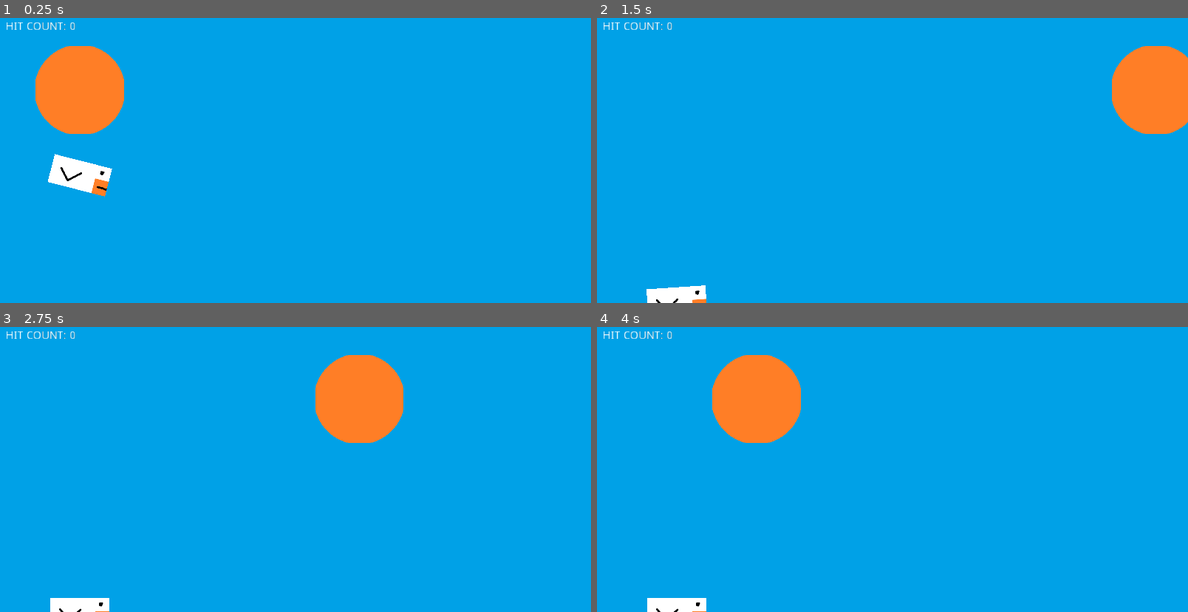
Above: before the commit, frames 1-4 (two rows, left to right).
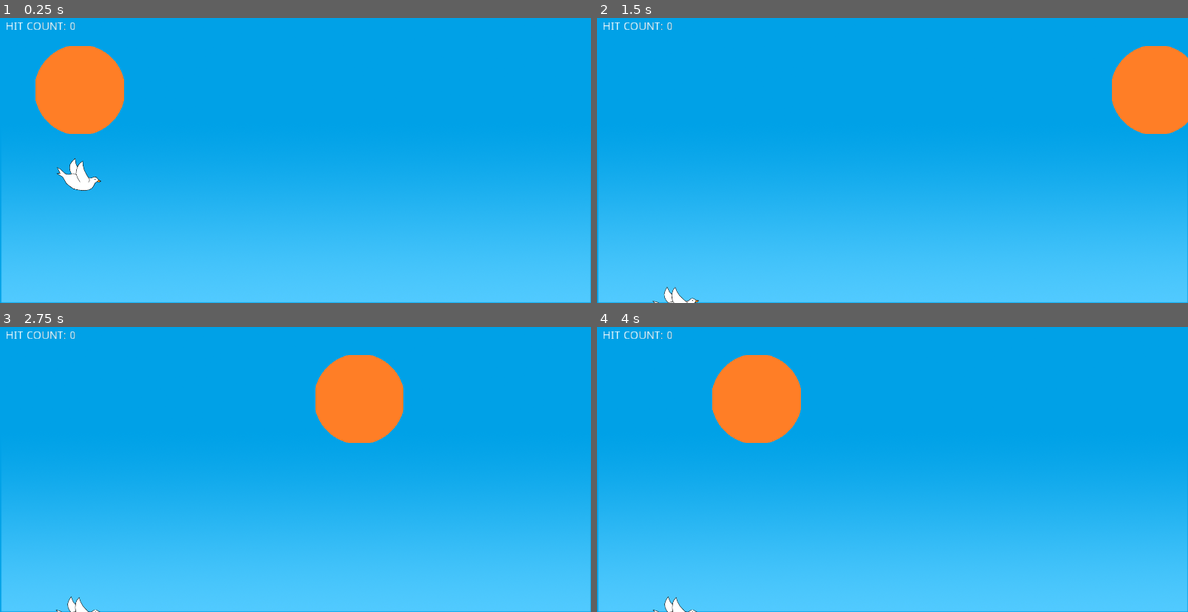
Above: after the commit, the same moments.

Repository: cuadrakev/Mint-Griffon-Game
Game: Godot game, scene res://Game.tscn
Two runs of this game, one before a commit and one after it. Both use one fixed random seed, a clock stepped at 60 frames per second and the inputs below.
Inputs (mouse positions are in pixels of both pictures, inside the frame that each line leads up to):
- Up to frame 1 (0.25 s): no input
- Up to frame 2 (1.5 s): move the mouse to (1022, 146) at 0.52 s; click (1022, 146) at 0.67 s; move the mouse to (774, 174) at 1.27 s; click (774, 174) at 1.42 s
- Up to frame 3 (2.75 s): move the mouse to (354, 403) at 2.02 s; click (354, 403) at 2.17 s
- Up to frame 4 (4 s): move the mouse to (862, 526) at 2.77 s; click (862, 526) at 2.92 s; move the mouse to (1069, 512) at 3.52 s; click (1069, 512) at 3.67 s

The runs differ from the first frame. In frame 1, 42% of the frame differs, in the area x 0-100%, y 47-100%; in frame 2, 41%; in frame 3, 41%; in frame 4, 41%.

Commit message:
Add new bird image

Diff:
--- a/Game.tscn
+++ b/Game.tscn
@@ -2,7 +2,7 @@
 
 [ext_resource path="res://sprites/background/sky.png" type="Texture" id=1]
 [ext_resource path="res://scripts/Player.gd" type="Script" id=2]
-[ext_resource path="res://sprites/birds/placeholder_bird.png" type="Texture" id=3]
+[ext_resource path="res://sprites/birds/bird.png" type="Texture" id=3]
 [ext_resource path="res://SceneScript.gd" type="Script" id=4]
 [ext_resource path="res://hitCount.gd" type="Script" id=5]
 [ext_resource path="res://sprites/fireworks/circle.png" type="Texture" id=6]
--- a/project.godot
+++ b/project.godot
@@ -28,4 +28,5 @@
 
 [rendering]
 
+gles2/compatibility/enable_high_float.Android=true
 environment/default_environment="res://default_env.tres"
Binary file changed: sprites/background/sky.png
Binary file added: sprites/birds/bird.png
Not shown, added: sprites/birds/bird.png.import
Not shown, added: android/.build_version
